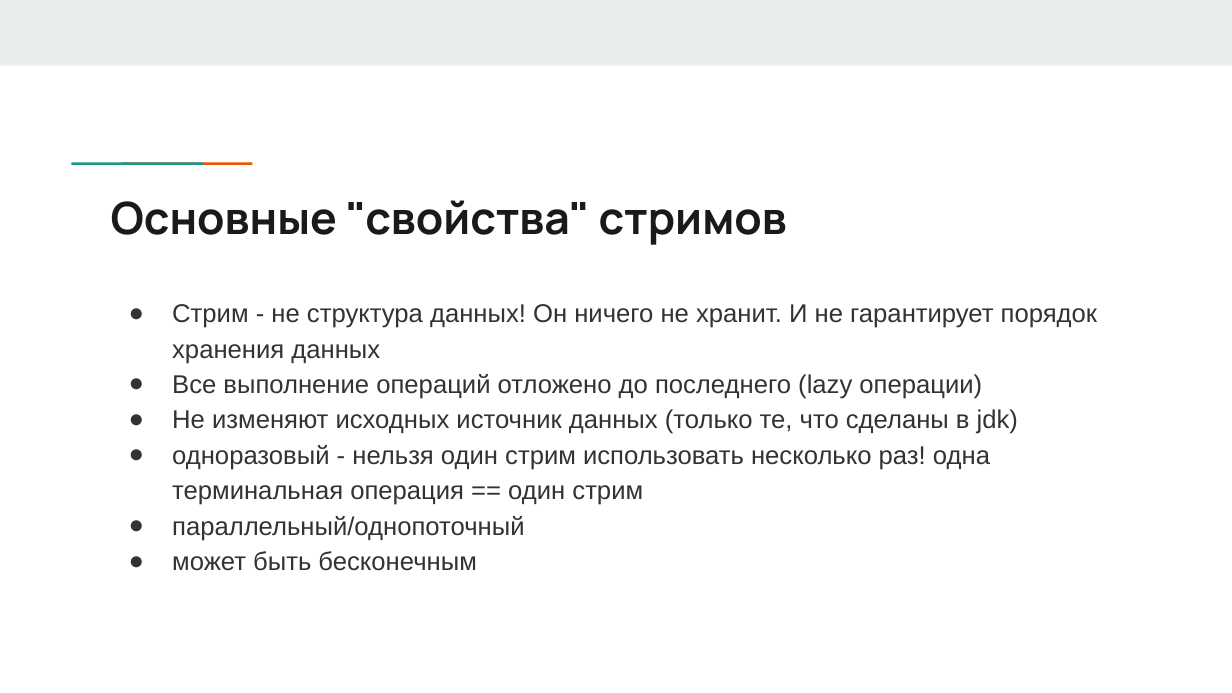
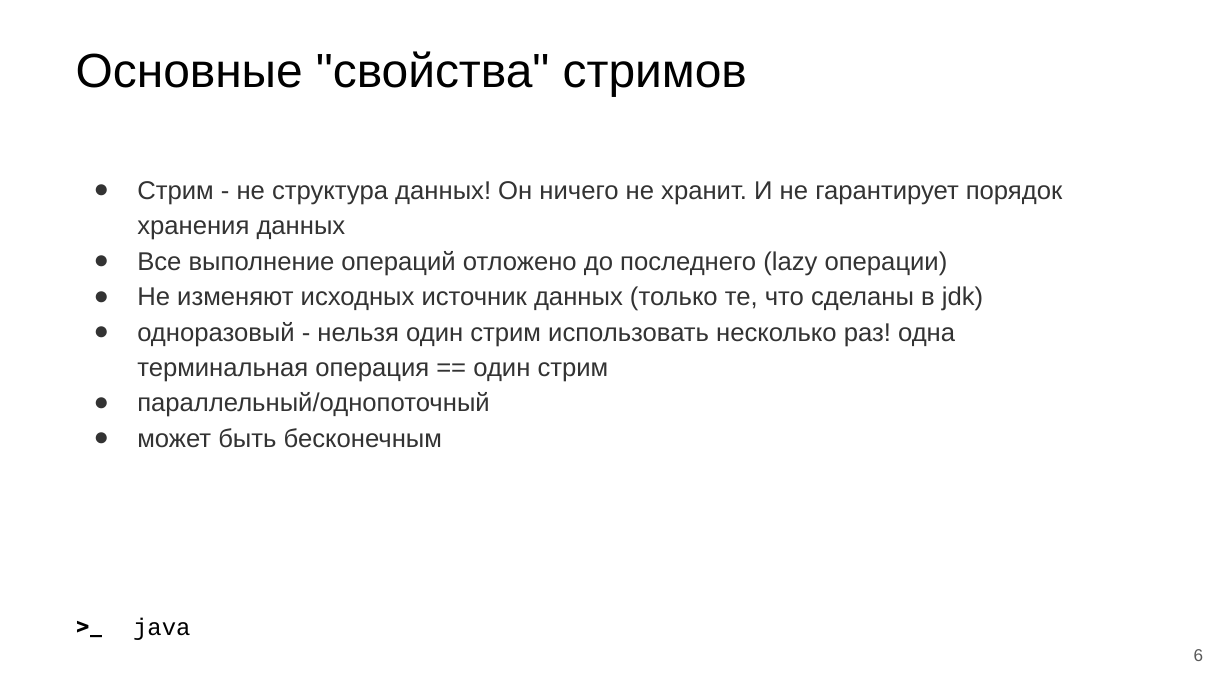
Before and after one commit to vav87/lections, a slide deck: slide 6 of 1.3-stream-api/presentation/Streams.pptx (slide 5 before the commit). Drawn at 1232x693 pixels with LibreOffice and Linux fonts; fonts in the diff are those of the drawing. Boxes give left, top, right and bottom in pixels: in the first picture for what was removed or moved away, otherwise in the second. Text is boxed around its words. In the diff, an @@ line names an element or a change of style, - is before the commit and + after.

```diff
--- a/1.3-stream-api/presentation/Streams.pptx
+++ b/1.3-stream-api/presentation/Streams.pptx
@@ rectangle removed at (0, 0, 1232, 65) @@
@@ title "Основные "свойства" стримов": place and size @@
-title "Основные "свойства" стримов" at (111, 200, 787, 245)
+title "Основные "свойства" стримов" at (76, 51, 747, 96)
@@ title "Основные "свойства" стримов" at (76, 51, 747, 96): size 26 to 28 pt, font Manrope to Arial, text colour #1A1A1A to #000000, bold off @@
@@ text "Стрим - не структура данных! ...": place and size @@
-text "Стрим - не структура данных! ..." at (172, 304, 1097, 571)
+text "Стрим - не структура данных! ..." at (137, 181, 1062, 448)
@@ rectangle removed at (112, 160, 163, 166) @@
@@ rectangle removed at (161, 160, 212, 166) @@
@@ text added at (63, 600, 121, 653), 14 pt, text #000000, bold @@
+>_
@@ text added at (133, 618, 191, 640), 14 pt, text #000000 @@
+java
@@ page number added at (1194, 649, 1204, 661), 10 pt, text #595959 @@
+6
```
Also in this commit, not shown: 3 other slides changed, 3 slides added, 5 slides removed, 4 other files.
